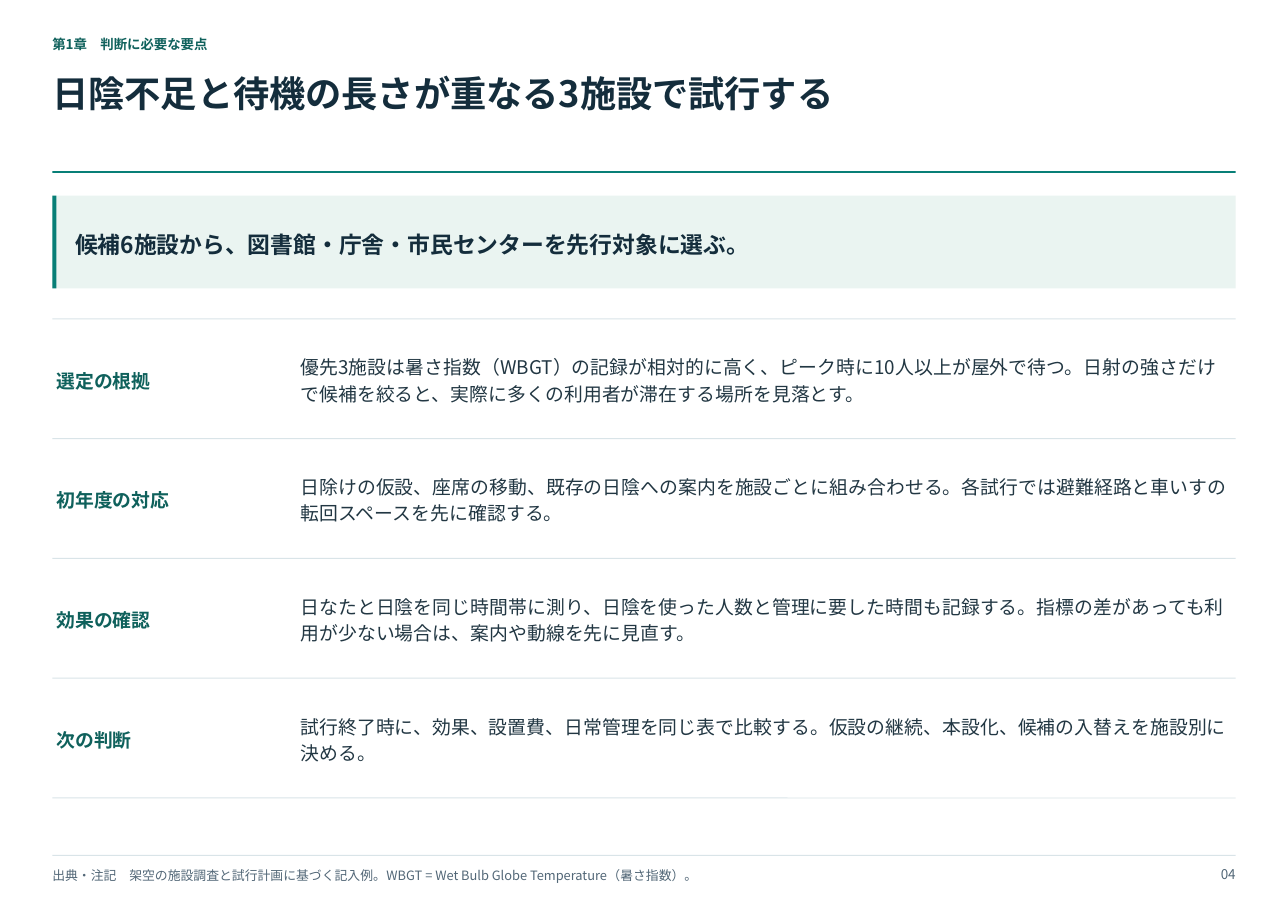
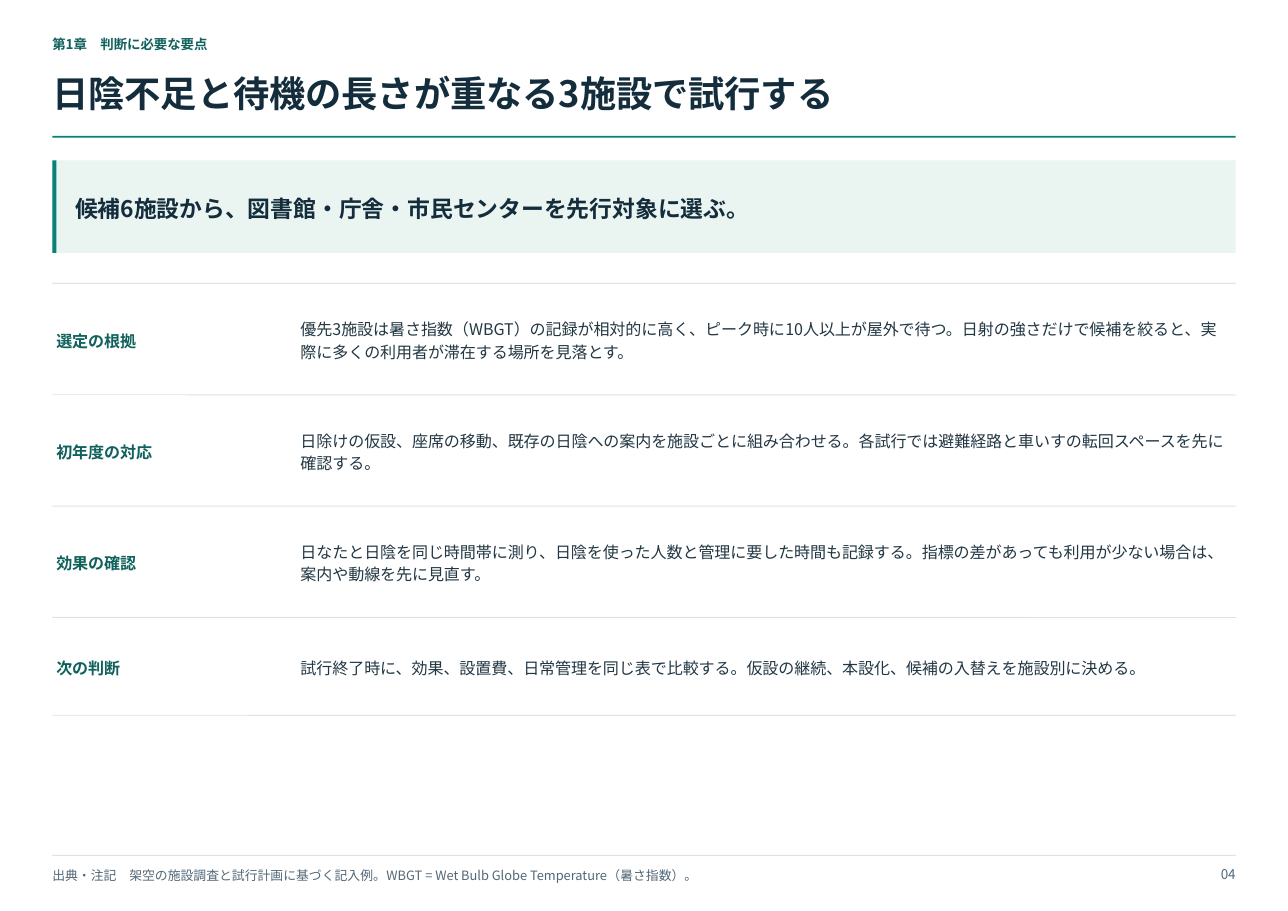
Before and after one commit to sibyl2501/consulting-pptx-templates, a slide deck: slide 4 of consulting_layout_examples.pptx. Drawn at 1288x911 pixels with LibreOffice and Linux fonts; fonts in the diff are those of the drawing. Boxes give left, top, right and bottom in pixels: in the first picture for what was removed or moved away, otherwise in the second. Text is boxed around its words. In the diff, an @@ line names an element or a change of style, - is before the commit and + after.

```diff
--- a/consulting_layout_examples.pptx
+++ b/consulting_layout_examples.pptx
@@ 2 lines, 2 rectangles, 1 text: place and size @@
-2 lines, 2 rectangles, 1 text at bbox=[53, 172, 1236, 318]
+2 lines, 2 rectangles, 1 text at bbox=[53, 137, 1236, 283]
@@ text "選定の根拠": place and size @@
-text "選定の根拠" at bbox=[56, 372, 150, 390]
+text "選定の根拠" at bbox=[56, 333, 136, 349]
@@ text "優先3施設は暑さ指数（WBGT）の記録が相対的に高く、ピーク時に10人以上が屋外で待つ。日射の強さだけで候補を絞ると、実 ...": place and size @@
-text "優先3施設は暑さ指数（WBGT）の記録が相対的に高く、ピーク時に10人以上が屋外で待つ。日射の強さだけで候補を絞ると、実 ..." at bbox=[300, 358, 1215, 403]
+text "優先3施設は暑さ指数（WBGT）の記録が相対的に高く、ピーク時に10人以上が屋外で待つ。日射の強さだけで候補を絞ると、実 ..." at bbox=[300, 321, 1216, 360]
@@ line moved from (53, 439) - (1236, 439) to (53, 394) - (1236, 394) @@
@@ text "初年度の対応": place and size @@
-text "初年度の対応" at bbox=[56, 491, 169, 509]
+text "初年度の対応" at bbox=[56, 444, 152, 460]
@@ text "日除けの仮設、座席の移動、既存の日陰への案内を施設ごとに組み合わせる。各試行では避難経路と車いすの転回スペースを先に確認 ...": place and size @@
-text "日除けの仮設、座席の移動、既存の日陰への案内を施設ごとに組み合わせる。各試行では避難経路と車いすの転回スペースを先に確認 ..." at bbox=[300, 478, 1226, 522]
+text "日除けの仮設、座席の移動、既存の日陰への案内を施設ごとに組み合わせる。各試行では避難経路と車いすの転回スペースを先に確認 ..." at bbox=[300, 433, 1223, 471]
@@ line moved from (53, 559) - (1236, 559) to (53, 506) - (1236, 506) @@
@@ text "効果の確認": place and size @@
-text "効果の確認" at bbox=[56, 611, 150, 629]
+text "効果の確認" at bbox=[56, 555, 136, 571]
@@ text "日なたと日陰を同じ時間帯に測り、日陰を使った人数と管理に要した時間も記録する。指標の差があっても利用が少ない場合は、案内 ...": place and size @@
-text "日なたと日陰を同じ時間帯に測り、日陰を使った人数と管理に要した時間も記録する。指標の差があっても利用が少ない場合は、案内 ..." at bbox=[300, 598, 1223, 642]
+text "日なたと日陰を同じ時間帯に測り、日陰を使った人数と管理に要した時間も記録する。指標の差があっても利用が少ない場合は、案内 ..." at bbox=[300, 544, 1223, 582]
@@ line moved from (53, 678) - (1236, 678) to (53, 617) - (1236, 617) @@
@@ size 12.3 to 10.5 pt in 8 elements at bbox=[300, 321, 1216, 360], bbox=[56, 333, 136, 349], bbox=[300, 433, 1223, 471], bbox=[56, 444, 152, 460], bbox=[300, 544, 1223, 582], bbox=[56, 555, 136, 571], bbox=[300, 660, 1145, 676], bbox=[56, 660, 120, 676] @@
@@ text "次の判断": place and size @@
-text "次の判断" at bbox=[56, 731, 132, 749]
+text "次の判断" at bbox=[56, 660, 120, 676]
@@ text "試行終了時に、効果、設置費、日常管理を同じ表で比較する。仮設の継続、本設化、候補の入替えを施設別に決める。": place and size @@
-text "試行終了時に、効果、設置費、日常管理を同じ表で比較する。仮設の継続、本設化、候補の入替えを施設別に決める。" at bbox=[300, 718, 1225, 762]
+text "試行終了時に、効果、設置費、日常管理を同じ表で比較する。仮設の継続、本設化、候補の入替えを施設別に決める。" at bbox=[300, 660, 1145, 676]
@@ line moved from (53, 798) - (1236, 798) to (53, 715) - (1236, 715) @@
```
Also in this commit, not shown: 12 other slides changed, 4 other files.
